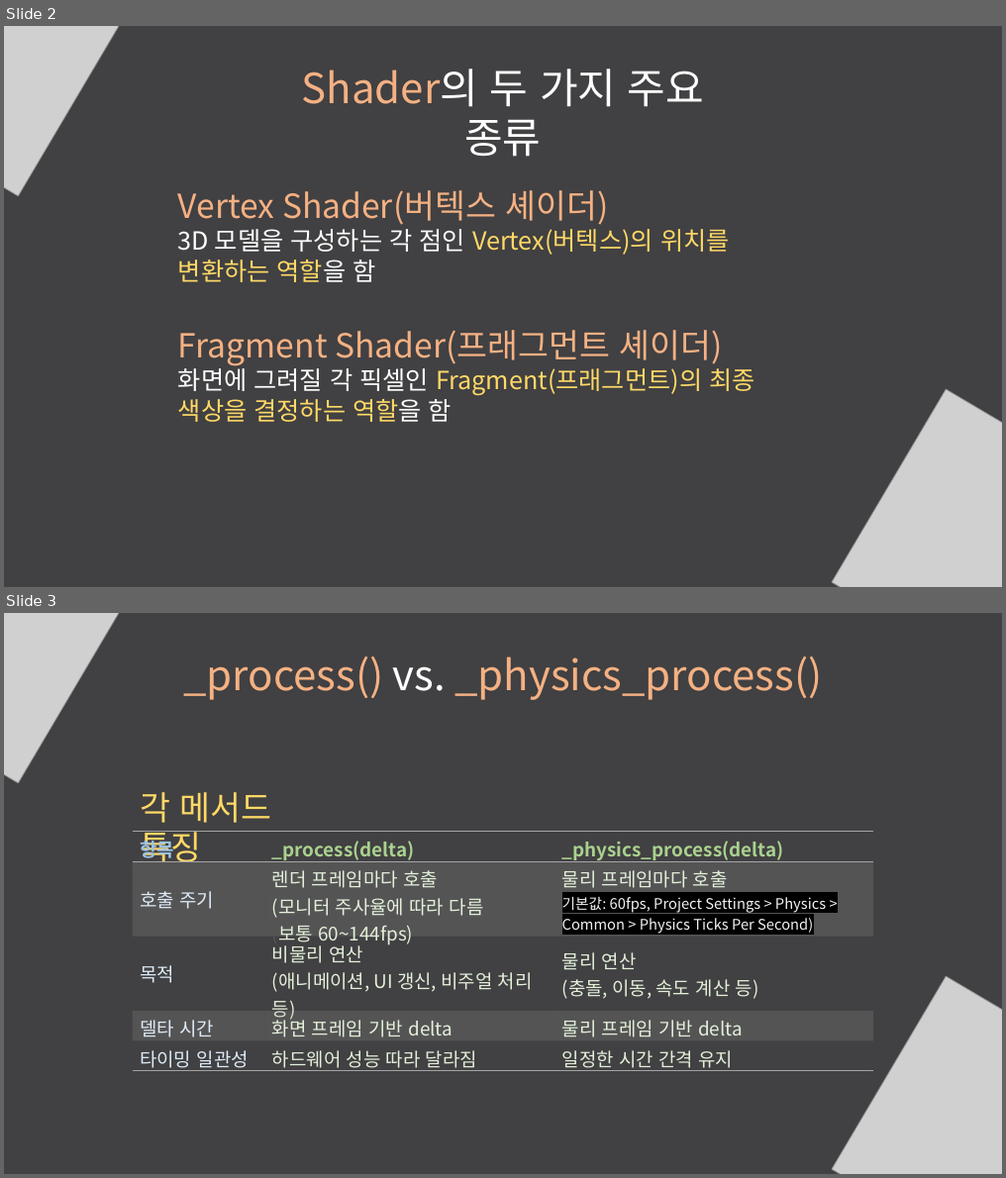
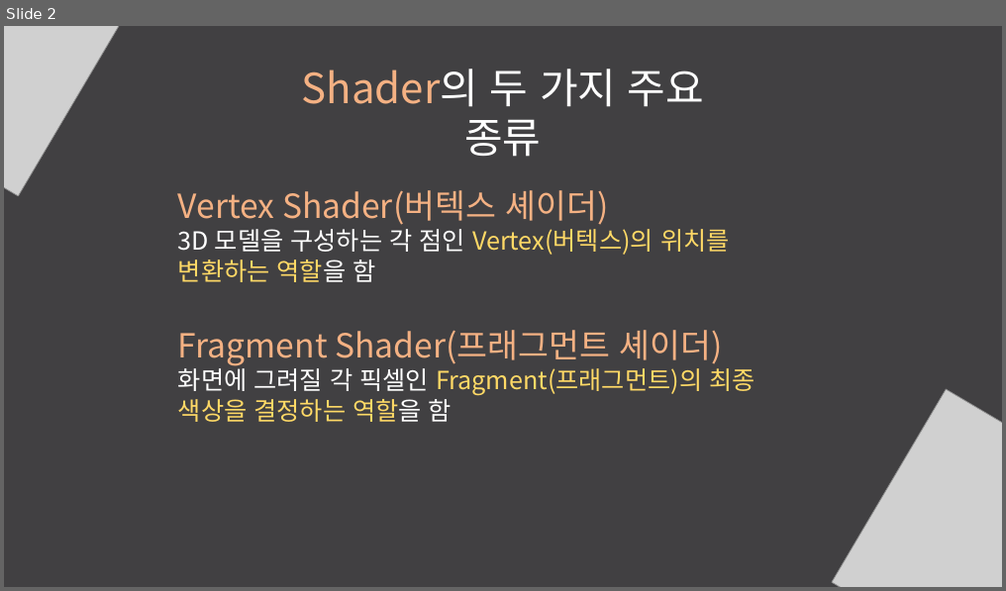
Before and after one commit to KimPotatoIV/OutlineShaderProject, a slide deck: files/outline.pptx. Shown one above the other, each under a label of ours: slides 2 and 3 before the commit, slide 2 after it. The pictures are 1006x1178 and 1006x591 pixels, drawn with LibreOffice and Linux fonts; fonts in the diff are those of the drawing; grey boxes stand for pictures. Boxes give left, top, right and bottom in pixels: in the first picture for what was removed or moved away, otherwise in the second. Text is boxed around its words. In the diff, an @@ line names an element or a change of style, - is before the commit and + after.

```diff
--- a/files/outline.pptx
+++ b/files/outline.pptx
@@ slide 3 removed at (4, 613, 1002, 1174), background #FFFFFF @@
@@ rectangle removed at (4, 613, 1002, 1174) @@
@@ picture removed at (4, 613, 133, 783) @@
@@ text removed at (184, 657, 822, 700) @@
-_process() vs. _physics_process()
@@ text removed at (140, 792, 271, 862) @@
-각 메서드 특징
@@ table removed at (133, 831, 874, 1075), 5 rows, 3 columns @@
-항목 | _process(delta) | _physics_process(delta)
-호출 주기 | 렌더 프레임마다 호출 / (모니터 주사율에 따라 다름 / (보통 60~144fps) | 물리 프레임마다 호출 / 기본값: 60fps, Project Settings > Physics > Common > Physics Ticks Per Second)
-목적 | 비물리 연산 / (애니메이션, UI 갱신, 비주얼 처리 등) | 물리 연산 / (충돌, 이동, 속도 계산 등)
-델타 시간 | 화면 프레임 기반 delta | 물리 프레임 기반 delta
-타이밍 일관성 | 하드웨어 성능 따라 달라짐 | 일정한 시간 간격 유지
@@ picture removed at (832, 976, 1002, 1174) @@
```
Also in this commit, not shown: 2 other slides removed.
